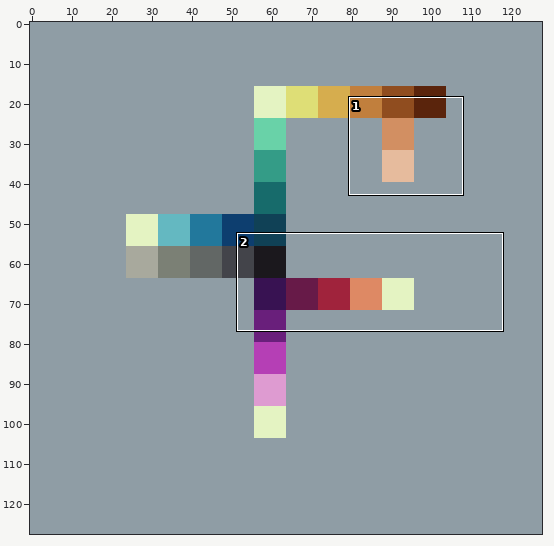
Two states of a pixel-art file, src/Games/ArcadeShooter/assets/ColorPalette.aseprite. Above, an overview of the earlier version with the close-up marked.
Close-up. Before the commit:
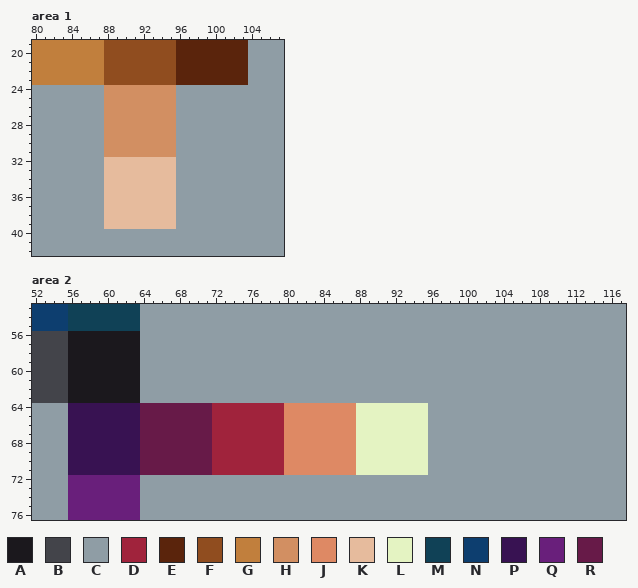
128x128 pixels, 1 frame. Shown: area 1: x 80..107, y 19..42; area 2: x 52..117, y 53..76.
Palette (. is transparent): A #1b181d  B #43444a  C #8f9da5  D #a0233c  E #5a240c  F #904d1f  G #c17f3d  H #d28f62  J #de8964  K #e6bb9d  L #e4f3c2  M #104156  N #0d3e6f  P #381252  Q #691f7b  R #671a48
And afterwards:
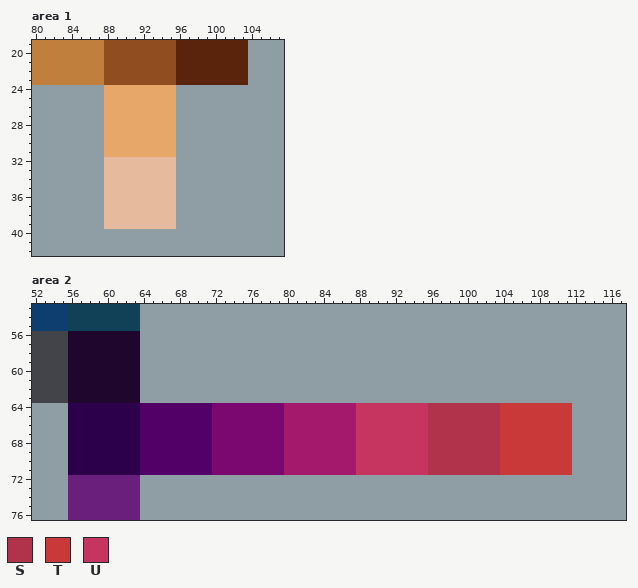
Colours new in this view: S #b1324b  T #ca3939  U #c53560
Change:
Colour A changes from #1b181d to #1e062d.
Colour D changes from #a0233c to #7b0870.
Colour H changes from #d28f62 to #e6a768.
Colour J changes from #de8964 to #a5196d.
Colour P changes from #381252 to #2c004a.
Colour R changes from #671a48 to #520067.
Area 2, layer "ColorPalette":
The edit turns colour C into colour S in rows 64 to 71 at x 96 to 103.
The edit turns colour C into colour T in rows 64 to 71 at x 104 to 111.
The edit turns colour L into colour U in rows 64 to 71 at x 88 to 95.
Pixel boxes of the changes (left, top, right, bottom) in both close-ups:
changed: (104, 85, 176, 157)
changed: (68, 331, 572, 475)
